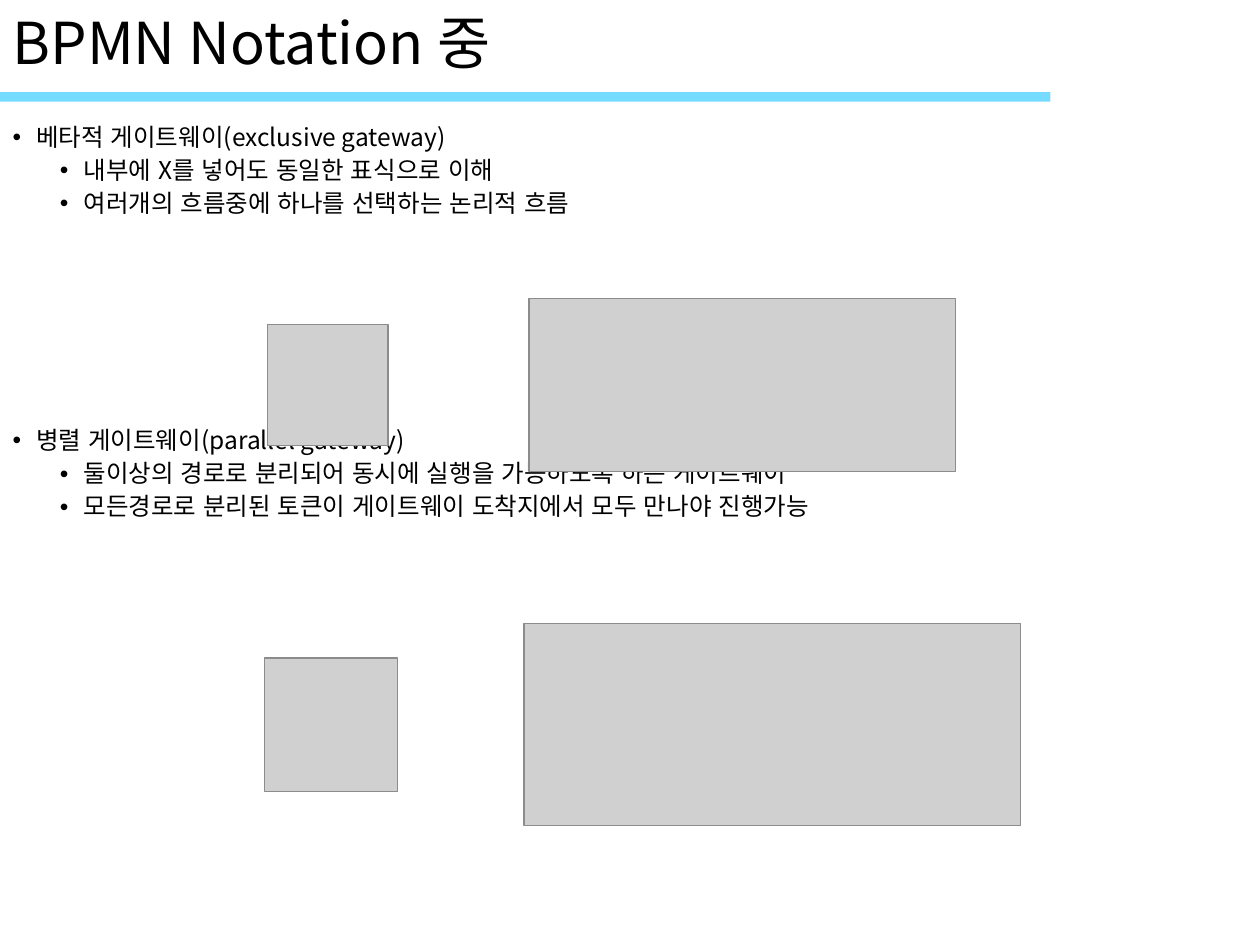
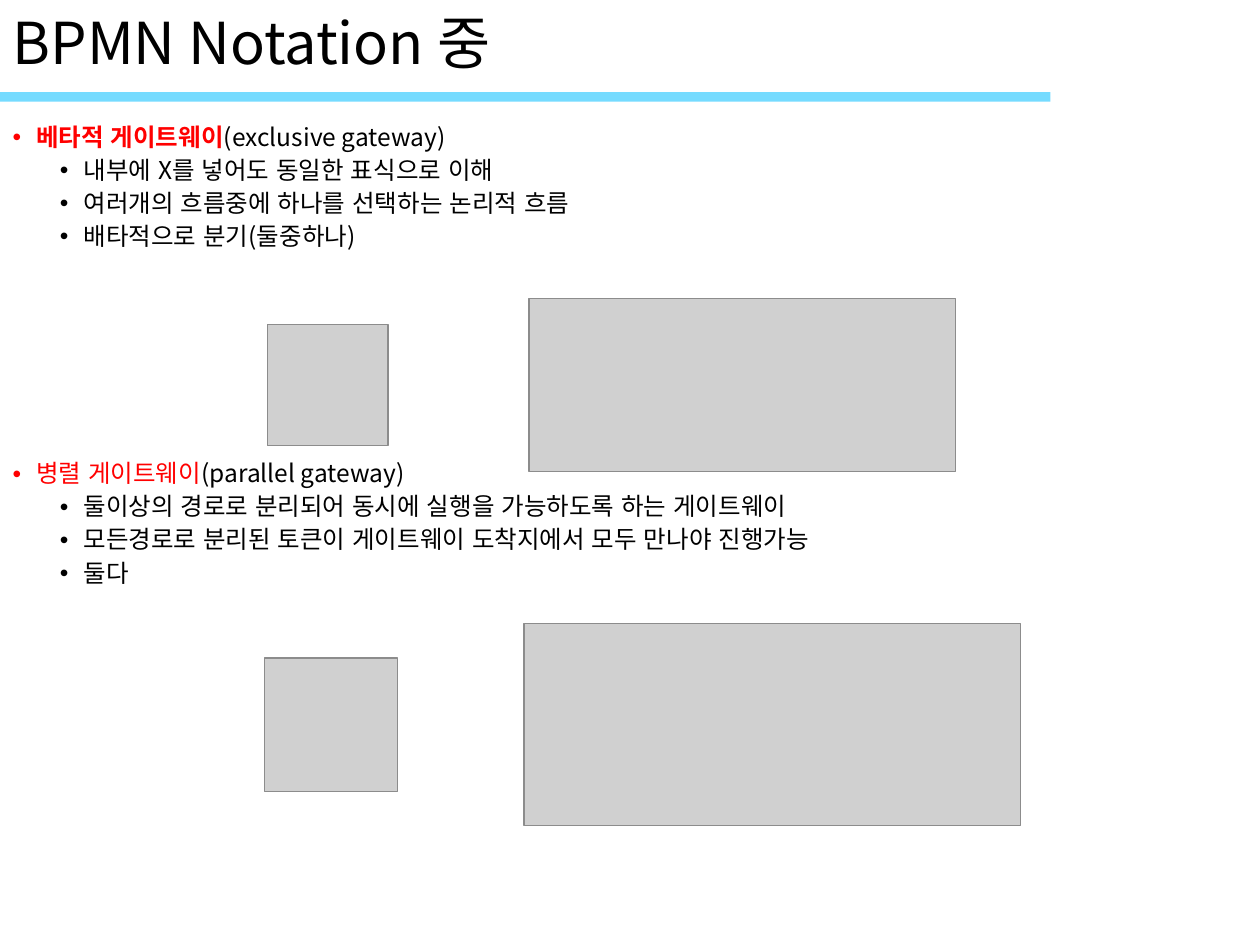
Before and after one commit to ImSeongMuk/study, a slide deck: slide 34 of UML/789_객체UML(프로세스).pptx. Drawn at 1260x945 pixels with LibreOffice and Linux fonts; fonts in the diff are those of the drawing; grey boxes stand for pictures; background and template pictures are left out. Boxes give left, top, right and bottom in pixels: in the first picture for what was removed or moved away, otherwise in the second. Text is boxed around its words. In the diff, an @@ line names an element or a change of style, - is before the commit and + after.

```diff
--- a/UML/789_객체UML(프로세스).pptx
+++ b/UML/789_객체UML(프로세스).pptx
@@ text at <box>36,125,446,488</box>: text colour #000000 to #FF0000 in "베타적 게이트웨이(exclusive", "병렬 게이트웨이(parallel"; bold on in "베타적 게이트웨이(exclusive" @@
@@ text at <box>83,224,355,250</box>: paragraph added @@
+  • 배타적으로 분기(둘중하나)
@@ text at <box>83,561,128,584</box>: paragraph added @@
+  • 둘다
```
Also in this commit, not shown: 6 other slides changed, 4 other files.
